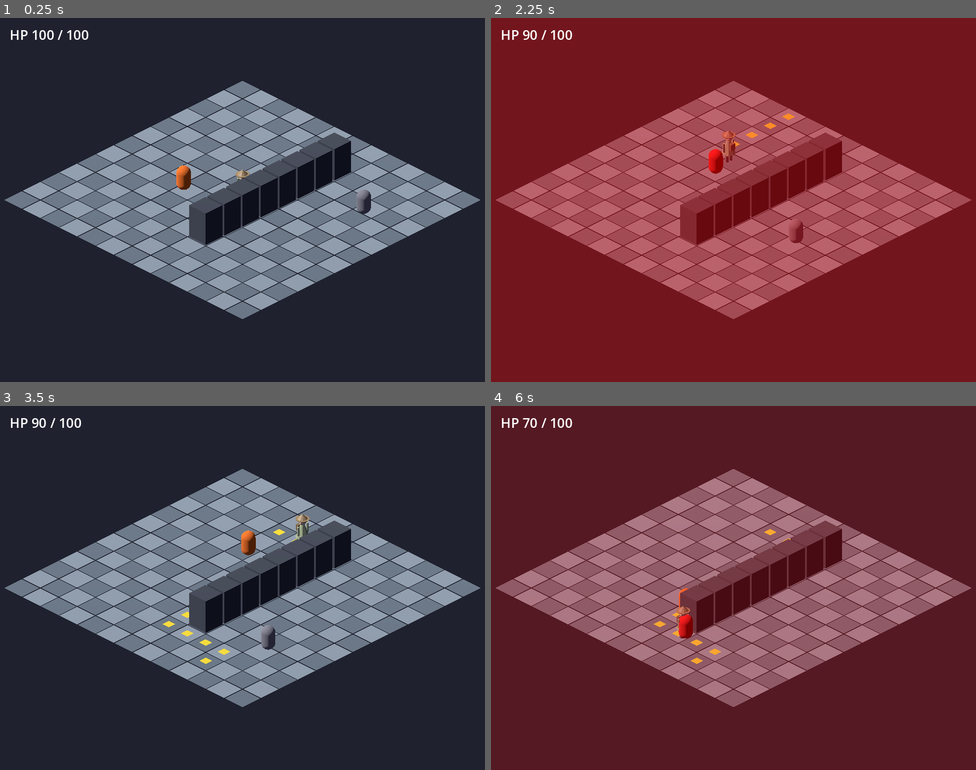
Above: before the commit, frames 1-4 (two rows, left to right).
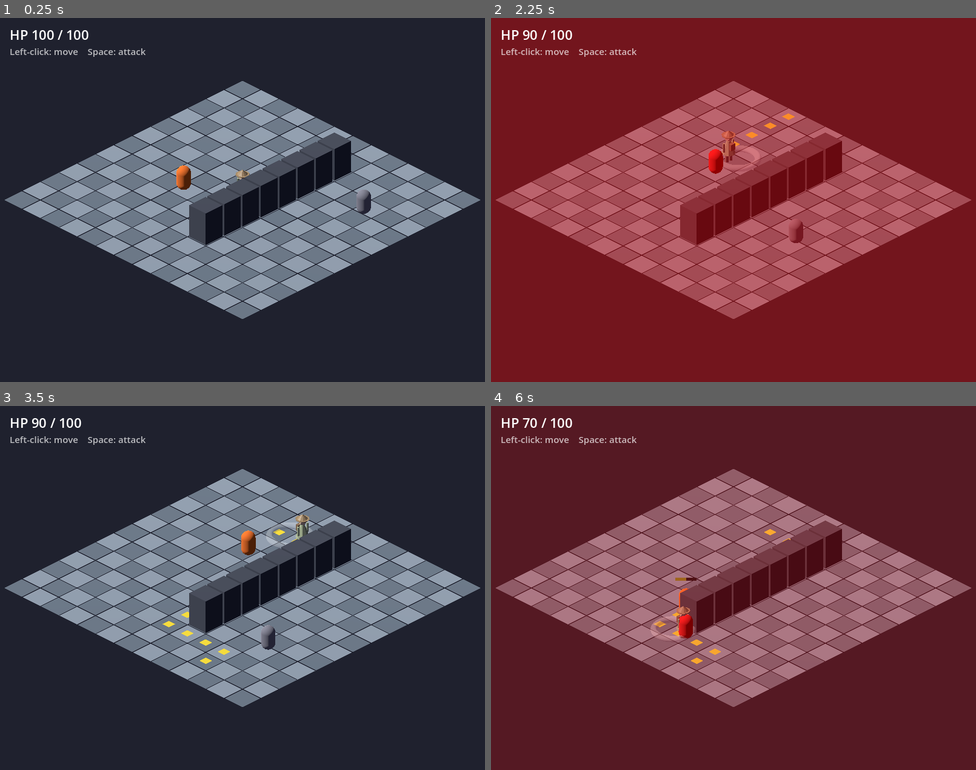
Above: after the commit, the same moments.

Repository: fazle1337-del/Tony-Umbrel
Game: Godot game, scene res://main.tscn
Same seed, same stepped clock (60 frames per second), same inputs: the game is played once before the commit and once after it.
Inputs (mouse positions are in pixels of both pictures, inside the frame that each line leads up to):
- Up to frame 1 (0.25 s): no input
- Up to frame 2 (2.25 s): tap Enter at 0.5 s; move the mouse to (840, 181) at 0.52 s; tap Space at 0.6, 0.77, 1.07, 1.35, 1.52, 1.82, 2.1 s; click (840, 181) at 0.67 s; move the mouse to (636, 218) at 1.27 s; click (636, 218) at 1.42 s; move the mouse to (782, 119) at 2.02 s; click (782, 119) at 2.17 s
- Up to frame 3 (3.5 s): move the mouse to (218, 660) at 2.77 s; tap Space at 2.85, 3.02, 3.32 s; click (218, 660) at 2.92 s
- Up to frame 4 (6 s): move the mouse to (879, 642) at 3.52 s; tap Space at 3.6, 3.77, 4.07, 4.35, 4.52, 4.82, 5.1, 5.85 s; click (879, 642) at 3.67 s; move the mouse to (588, 533) at 4.27 s; click (588, 533) at 4.42 s; move the mouse to (757, 588) at 5.02 s; click (757, 588) at 5.17 s; move the mouse to (660, 497) at 5.77 s; click (660, 497) at 5.92 s

The runs differ from the first frame. In frame 1, 0.2% of the frame differs, in the area x 2-30%, y 8-11%; in frame 2, 0.3%; in frame 3, 0.3%; in frame 4, 0.4%, in the area x 2-43%, y 8-65%.

Commit message:
iso-game: player melee combat + enemy HP and health bars
Combat is now two-sided. Space swings at adjacent enemies: pure,
unit-tested cleave targeting (scripts/combat.gd, tests/test_combat.gd)
deals 15 dmg to every enemy within range. Enemies gain HP, a white
hit-flash, a `died` signal that despawns them, and a floating health
bar (left-anchored fill, green->red, shown only when damaged, oriented
to the fixed iso camera). The deterministic screenshot now stages a
swing so the ring + depleted enemy bar are visible.

Co-Authored-By: Claude Opus 4.8 <noreply@anthropic.com>

Diff:
--- a/gamedev/iso-game/main.gd
+++ b/gamedev/iso-game/main.gd
@@ -12,6 +12,7 @@
 const IsoGrid := preload("res://scripts/iso_grid.gd")
 const GridWorld := preload("res://scripts/grid_world.gd")
 const Enemy := preload("res://scripts/enemy.gd")
+const Combat := preload("res://scripts/combat.gd")
 
 const GRID_RADIUS := 6          # grid spans -RADIUS..RADIUS on both axes
 const MOVE_SPEED := 4.0         # world units / second
@@ -23,6 +24,9 @@
 const SCREENSHOT_PATH := "res://screenshots/latest.png"
 const PLAYER_START := Vector2i(0, 0)  # spawn / respawn cell
 const MAX_HEALTH := 100
+const PLAYER_ATTACK_RANGE := 1     # cells: a swing reaches adjacent enemies
+const PLAYER_ATTACK_DAMAGE := 15   # HP per swing (enemy max_health 30 -> 2 hits)
+const PLAYER_ATTACK_COOLDOWN := 0.4  # seconds between swings
 
 var _world: GridWorld
 var _player: Node3D
@@ -36,6 +40,7 @@
 var _idle_anim := ""
 var _enemies: Array[Enemy] = []
 var _health := MAX_HEALTH
+var _attack_cd := 0.0
 var _dead := false
 var _hp_label: Label
 var _status_label: Label
@@ -58,14 +63,16 @@
 	_build_hud()
 
 	if _screenshot_mode:
-		# Start in a corner and route to the far side so the shot shows the
-		# player detouring around the wall, with the path marked out.
-		_set_player_cell(Vector2i(-3, 0))
-		_move_to_cell(Vector2i(3, 0))
+		# Stand next to enemy 0 (home -3,1) and swing: the shot shows the swing
+		# ring, the white hit-flash, and the enemy turning red as it retaliates.
+		_set_player_cell(Vector2i(-2, 1))
+		_try_attack()
 		_capture_after_settle()
 
 
 func _process(delta: float) -> void:
+	if _attack_cd > 0.0:
+		_attack_cd -= delta
 	var moving := _path_index < _path.size()
 	_update_anim(moving)
 	if not moving:
@@ -95,6 +102,9 @@
 		var cell = _mouse_to_cell(event.position)  # may be null; can't infer type
 		if cell != null:
 			_move_to_cell(cell)
+	elif event is InputEventKey and event.pressed and not event.echo \
+			and event.keycode == KEY_SPACE:
+		_try_attack()
 
 
 ## Plans an A* route from the player's current cell and starts walking it.
@@ -230,6 +240,7 @@
 		enemy.detect_range = cfg["detect"]
 		enemy.chase_speed = cfg["chase"]
 		enemy.hit_player.connect(_on_player_hit)
+		enemy.died.connect(_on_enemy_died)
 		add_child(enemy)
 		enemy.setup(_world, _player, cfg["home"], cfg["route"], SEED + i + 1)
 		_enemies.append(enemy)
@@ -251,6 +262,13 @@
 	_hp_label.position = Vector2(16, 12)
 	_hp_label.add_theme_font_size_override("font_size", 22)
 	hud.add_child(_hp_label)
+
+	var hint := Label.new()                        # controls reminder
+	hint.text = "Left-click: move    Space: attack"
+	hint.position = Vector2(16, 44)
+	hint.add_theme_font_size_override("font_size", 15)
+	hint.modulate = Color(1, 1, 1, 0.7)
+	hud.add_child(hint)
 
 	_status_label = Label.new()                    # "YOU DIED" / respawn message
 	_status_label.add_theme_font_size_override("font_size", 48)
@@ -277,7 +295,49 @@
 		_die()
 
 
+## Space: swing at every enemy within PLAYER_ATTACK_RANGE of the player's cell
+## (a cleave). Gated by a cooldown so it can't fire every frame.
+func _try_attack() -> void:
+	if _dead or _attack_cd > 0.0:
+		return
+	_attack_cd = PLAYER_ATTACK_COOLDOWN
+	_show_swing()
+	var cells: Array[Vector2i] = []
+	for enemy in _enemies:
+		cells.append(enemy.cell())
+	for i in Combat.targets_in_range(_player_cell, cells, PLAYER_ATTACK_RANGE):
+		_enemies[i].take_damage(PLAYER_ATTACK_DAMAGE)
+
+
+## A translucent ring that briefly expands and fades at the player's feet.
+func _show_swing() -> void:
+	var ring := MeshInstance3D.new()
+	var mesh := TorusMesh.new()
+	mesh.inner_radius = 0.5
+	mesh.outer_radius = 0.7
+	ring.mesh = mesh
+	var mat := _flat_material(Color(1, 1, 1, 0.6))
+	mat.transparency = BaseMaterial3D.TRANSPARENCY_ALPHA
+	ring.material_override = mat
+	ring.position = _player.position + Vector3.UP * 0.1
+	add_child(ring)
+	if _screenshot_mode:
+		return  # leave it static so the deterministic frame captures the swing
+	var tween := create_tween().set_parallel()
+	tween.tween_property(ring, "scale", Vector3.ONE * 1.6, 0.3)
+	tween.tween_property(mat, "albedo_color:a", 0.0, 0.3)
+	tween.chain().tween_callback(ring.queue_free)
+
+
+## Enemy reached 0 HP (Enemy.died signal): drop it from the roster and despawn.
+func _on_enemy_died(enemy) -> void:
+	_enemies.erase(enemy)
+	enemy.queue_free()
+
+
 func _flash_red() -> void:
+	if _screenshot_mode:
+		return  # keep the deterministic frame's colours true (no full-screen wash)
 	_flash.color = Color(1, 0, 0, 0.45)
 	create_tween().tween_property(_flash, "color:a", 0.0, 0.4)
 
--- /dev/null
+++ b/gamedev/iso-game/scripts/combat.gd
@@ -0,0 +1,22 @@
+class_name Combat
+extends RefCounted
+## Pure combat helpers — melee targeting math, no nodes — so the logic stays
+## unit-testable (tests/test_combat.gd). The Enemy node holds HP and applies the
+## damage; this module only decides *what a swing hits*. Distance reuses
+## EnemyBrain.manhattan so the player's reach is measured the same way enemies
+## measure their detect/attack ranges (grid cells, 4-directional).
+
+const EnemyBrain := preload("res://scripts/enemy_brain.gd")
+
+
+## Indices of `enemies` whose cell is within `reach` (Manhattan) of `player`,
+## nearest first. A melee swing damages every returned target (a cleave); the
+## near-first order lets a caller instead pick just the closest if it wants.
+static func targets_in_range(player: Vector2i, enemies: Array[Vector2i], reach: int) -> Array[int]:
+	var hits: Array[int] = []
+	for i in enemies.size():
+		if EnemyBrain.manhattan(player, enemies[i]) <= reach:
+			hits.append(i)
+	hits.sort_custom(func(a, b):
+		return EnemyBrain.manhattan(player, enemies[a]) < EnemyBrain.manhattan(player, enemies[b]))
+	return hits
--- a/gamedev/iso-game/scripts/enemy.gd
+++ b/gamedev/iso-game/scripts/enemy.gd
@@ -18,11 +18,16 @@
 @export var patrol_speed := 1.6   # world units/s while patrolling
 @export var attack_damage := 10   # HP dealt per hit while in ATTACK
 @export var attack_interval := 1.0  # seconds between hits
+@export var max_health := 30       # HP; the player's swing deals ~15 (2 hits)
 
 signal hit_player(damage: int)
+signal died(enemy: Enemy)         # emitted once when HP reaches 0
 
 const ARRIVE := 0.05         # distance at which a step is "reached"
 const BODY_Y := 0.5          # half body height; sits the capsule on the ground
+const BAR_Y := 0.95          # health-bar height above the body origin
+const BAR_W := 0.8           # health-bar width (world units)
+const BAR_H := 0.12          # health-bar height (world units)
 
 var _world: GridWorld
 var _player: Node3D
@@ -35,7 +40,11 @@
 var _route_index := 0
 var _route_dir := 1                # ping-pong direction along the route
 var _attack_cd := 0.0              # seconds until the next hit lands
+var _health: int
 var _mesh: MeshInstance3D
+var _bar: Node3D                   # health-bar container (faces the fixed camera)
+var _bar_pivot: Node3D            # left-anchored; scale.x = health fraction
+var _bar_fill: MeshInstance3D
 var _rng := RandomNumberGenerator.new()
 
 
@@ -46,10 +55,12 @@
 	_home = home
 	_route = route
 	_brain = EnemyBrain.new(detect_range, lose_range, attack_range)
+	_health = max_health
 	_cell = home
 	_wander_target = home
 	_rng.seed = rng_seed
 	_build_mesh()
+	_build_health_bar()
 	position = _cell_pos(_cell)
 	_apply_state_color()
 
@@ -76,6 +87,8 @@
 			_attack(delta)
 		EnemyBrain.State.PATROL:
 			_patrol(delta)
+
+	_orient_health_bar()
 
 
 ## Advances one A* step toward `goal`, updating _cell on arrival at the next cell.
@@ -131,6 +144,93 @@
 		hit_player.emit(attack_damage)
 
 
+## The enemy's current grid cell — used by the player's melee targeting.
+func cell() -> Vector2i:
+	return _cell
+
+
+## Applies a player hit. Flashes white; emits `died` (once) at 0 HP so main.gd
+## can despawn it. No-op once already dead.
+func take_damage(amount: int) -> void:
+	if _health <= 0:
+		return
+	_health = maxi(_health - amount, 0)
+	_flash_hit()
+	_refresh_health_bar()
+	if _health == 0:
+		died.emit(self)
+
+
+## Brief white emission pulse on a hit — independent of the state albedo tint.
+func _flash_hit() -> void:
+	var m := _mesh.material_override as StandardMaterial3D
+	m.emission_energy_multiplier = 1.6
+	create_tween().tween_property(m, "emission_energy_multiplier", 0.0, 0.3)
+
+
+## A floating bar above the head: dark backing + a left-anchored fill we scale by
+## the health fraction. Hidden at full HP to keep patrols uncluttered; the fixed
+## iso camera lets us face it by copying the camera's rotation each frame
+## (_orient_health_bar) rather than billboarding.
+func _build_health_bar() -> void:
+	_bar = Node3D.new()
+	_bar.position = Vector3.UP * BAR_Y
+	_bar.visible = false
+	add_child(_bar)
+
+	var back := MeshInstance3D.new()
+	var back_quad := QuadMesh.new()
+	back_quad.size = Vector2(BAR_W, BAR_H)
+	back.mesh = back_quad
+	back.material_override = _bar_material(Color(0.1, 0.1, 0.12))
+	back.cast_shadow = GeometryInstance3D.SHADOW_CASTING_SETTING_OFF
+	_bar.add_child(back)
+
+	# Pivot sits at the bar's left edge so scaling x shrinks the fill rightward.
+	_bar_pivot = Node3D.new()
+	_bar_pivot.position = Vector3(-BAR_W * 0.5, 0, 0.01)  # +z: just in front of backing
+	_bar.add_child(_bar_pivot)
+
+	_bar_fill = MeshInstance3D.new()
+	var fill_quad := QuadMesh.new()
+	fill_quad.size = Vector2(BAR_W, BAR_H)
+	_bar_fill.mesh = fill_quad
+	_bar_fill.position = Vector3(BAR_W * 0.5, 0, 0)      # left edge at the pivot
+	_bar_fill.material_override = _bar_material(Color(0.2, 0.85, 0.2))
+	_bar_fill.cast_shadow = GeometryInstance3D.SHADOW_CASTING_SETTING_OFF
+	_bar_pivot.add_child(_bar_fill)
+
+
+## Unshaded, double-sided, shadowless material so bar colors stay crisp.
+func _bar_material(color: Color) -> StandardMaterial3D:
+	var m := StandardMaterial3D.new()
+	m.albedo_color = color
+	m.shading_mode = BaseMaterial3D.SHADING_MODE_UNSHADED
+	m.cull_mode = BaseMaterial3D.CULL_DISABLED
+	return m
+
+
+## Resizes/recolors the fill and toggles visibility (shown only when damaged).
+func _refresh_health_bar() -> void:
+	if _bar == null:
+		return
+	var frac := float(_health) / float(max_health) if max_health > 0 else 0.0
+	frac = clampf(frac, 0.0, 1.0)
+	_bar.visible = _health > 0 and frac < 1.0
+	_bar_pivot.scale.x = frac
+	# green when full -> red when low
+	_bar_fill.material_override.albedo_color = Color(1.0 - frac, 0.2 + 0.65 * frac, 0.15)
+
+
+## Keep the bar facing the fixed iso camera (its rotation never changes at runtime).
+func _orient_health_bar() -> void:
+	if _bar == null or not _bar.visible:
+		return
+	var cam := get_viewport().get_camera_3d()
+	if cam:
+		_bar.global_rotation = cam.global_rotation
+
+
 ## Returns the enemy to its home cell + PATROL state (used on player respawn).
 func reset() -> void:
 	_cell = _home
@@ -138,9 +238,11 @@
 	_route_index = 0
 	_route_dir = 1
 	_attack_cd = 0.0
+	_health = max_health
 	_state = EnemyBrain.State.PATROL
 	position = _cell_pos(_cell)
 	_apply_state_color()
+	_refresh_health_bar()
 
 
 func _face(world_pos: Vector3) -> void:
@@ -159,7 +261,11 @@
 	body.radius = 0.28
 	body.height = 1.0
 	_mesh.mesh = body
-	_mesh.material_override = StandardMaterial3D.new()
+	var mat := StandardMaterial3D.new()
+	mat.emission_enabled = true              # white hit-flash overlays the tint
+	mat.emission = Color(1, 1, 1)
+	mat.emission_energy_multiplier = 0.0
+	_mesh.material_override = mat
 	add_child(_mesh)
 
 
--- /dev/null
+++ b/gamedev/iso-game/tests/test_combat.gd
@@ -0,0 +1,44 @@
+extends SceneTree
+## Headless tests for the melee targeting math. Exits 0 on success, 1 on failure.
+##   godot --headless --path iso-game --script res://tests/test_combat.gd
+
+const Combat := preload("res://scripts/combat.gd")
+
+var _failures := 0
+
+
+func _initialize() -> void:
+	# player at origin; enemies at increasing Manhattan distance: 1, 2, 3, 0
+	var enemies: Array[Vector2i] = [V(1, 0), V(0, 2), V(3, 0), V(0, 0)]
+
+	# reach 0: only the enemy sharing the player's cell (index 3)
+	_eq(Combat.targets_in_range(V(0, 0), enemies, 0), [3], "reach 0 hits only same cell")
+
+	# reach 1: same-cell (d0) then adjacent (d1), nearest first
+	_eq(Combat.targets_in_range(V(0, 0), enemies, 1), [3, 0], "reach 1 nearest-first")
+
+	# reach 2: d0, d1, d2 — excludes the d3 enemy
+	_eq(Combat.targets_in_range(V(0, 0), enemies, 2), [3, 0, 1], "reach 2 excludes out-of-range")
+
+	# nothing in range -> empty
+	_eq(Combat.targets_in_range(V(9, 9), enemies, 1), [], "no targets in range")
+
+	# empty enemy list -> empty (no crash)
+	_eq(Combat.targets_in_range(V(0, 0), [] as Array[Vector2i], 5), [], "empty list")
+
+	if _failures == 0:
+		print("test_combat: OK")
+		quit(0)
+	else:
+		printerr("test_combat: FAILED (%d)" % _failures)
+		quit(1)
+
+
+func V(x: int, y: int) -> Vector2i:
+	return Vector2i(x, y)
+
+
+func _eq(got: Array, want: Array, msg: String) -> void:
+	if got != want:
+		printerr("  FAIL: %s (got %s want %s)" % [msg, str(got), str(want)])
+		_failures += 1
Not shown, changed: gamedev/iso-game/CLAUDE.md
